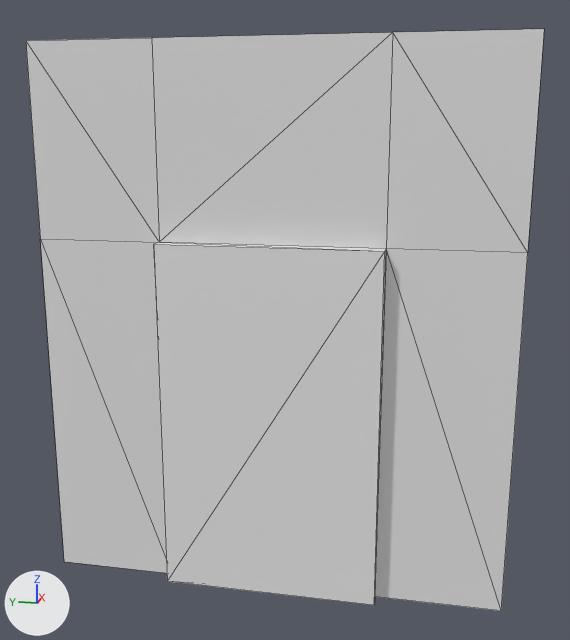
A saved change to the glTF model addons/building_generator/models/Brazil/art_deco/entrance_01/entrance_01.glb.
Before and after are seen from a camera (50 mm lens) standing at (-4.51, -1.02, 1.5) and looking at (0.14, -0.09, 0.34). Arrows for +X, +Y and +Z are at lower left; the lights stay in place. Mesh edges are drawn as thin lines. Vertices at the same position are counted once.

Objects in the first picture: 'entrance_01'.
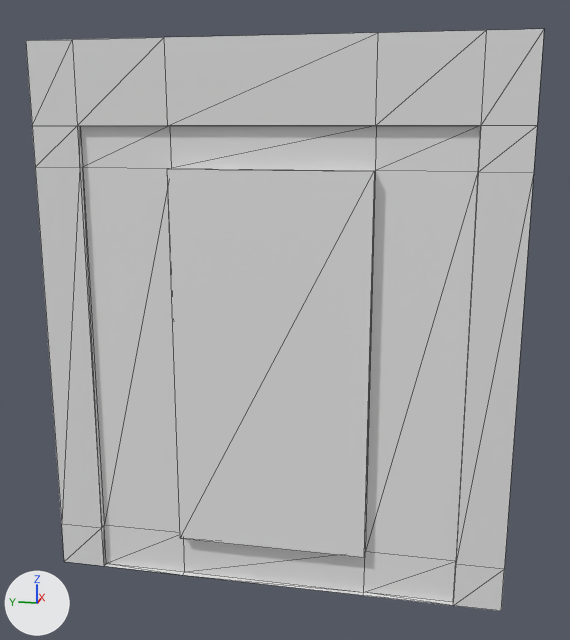
Changed parts and their boxes (x1, y1, x2, y2) in the pictures (570 x 640 px):
```json
{"part": 1, "of": "me_cube_010", "change": "built on", "before": [26, 29, 544, 611], "after": [26, 29, 544, 611]}
```

Scene script edits in JSON lines:
```json
{"block": "me_cube_010", "where": "# used by ob_entrance_01; location = (0.0, 0.0, 0.0)"}
{"op": "remove", "block": "me_cube_010", "code": "me_cube_010.from_pydata(...)  # 16 vertices, 20 faces; spans x 0.03..0.12, y -1.5..1.5, z -1.5..2.0"}
{"op": "add", "block": "me_cube_010", "code": "me_cube_010.from_pydata(...)  # 46 vertices, 72 faces; spans x 0.09..0.16, y -1.5..1.5, z -1.5..2.0"}
{"block": "me_cube_010", "change": "me_cube_010 part 1"}
{"block": "me_cube_010", "change": "11 vertices are removed from x 0.03..0.12, y -1.5..1.5, z -1.5..2.0"}
{"block": "me_cube_010", "change": "20 faces are deleted"}
{"block": "me_cube_010", "change": "1 vertex moves from x 0.12, y 0.7, z -1.5 to x 0.12, y 1.2, z -1.2"}
{"block": "me_cube_010", "change": "16 vertices are added at x 0.09..0.16, y -1.5..1.5, z -1.5..2.0"}
{"block": "me_cube_010", "change": "5 new vertices lie (0.04, 0.0, 0.0) away from vertices in x 0.12, y -1.2..1.2, z -1.5..1.5"}
{"block": "me_cube_010", "change": "6 new vertices lie (0.0, 0.0, -0.25) away from vertices in x 0.12..0.16, y -1.5..1.5, z 1.5"}
{"block": "me_cube_010", "change": "7 new vertices lie (0.0, -0.58, 0.0) away from vertices in x 0.12..0.16, y 1.2, z -1.5..2.0"}
{"block": "me_cube_010", "change": "7 new vertices lie (0.0, -1.24, 0.0) away from vertices in x 0.12..0.16, y 0.62, z -1.5..2.0"}
{"block": "me_cube_010", "change": "22 new faces join them, mat_wall_material (light grey #e4e4e4)"}
{"block": "me_cube_010", "change": "50 new faces join them, mat_wall_2_material (white #e7e7e7)"}
{"op": "remove", "block": "me_cube_010", "code": "me_cube_010.materials.append(mat_door_material)  # white #e7e7e7"}
```
